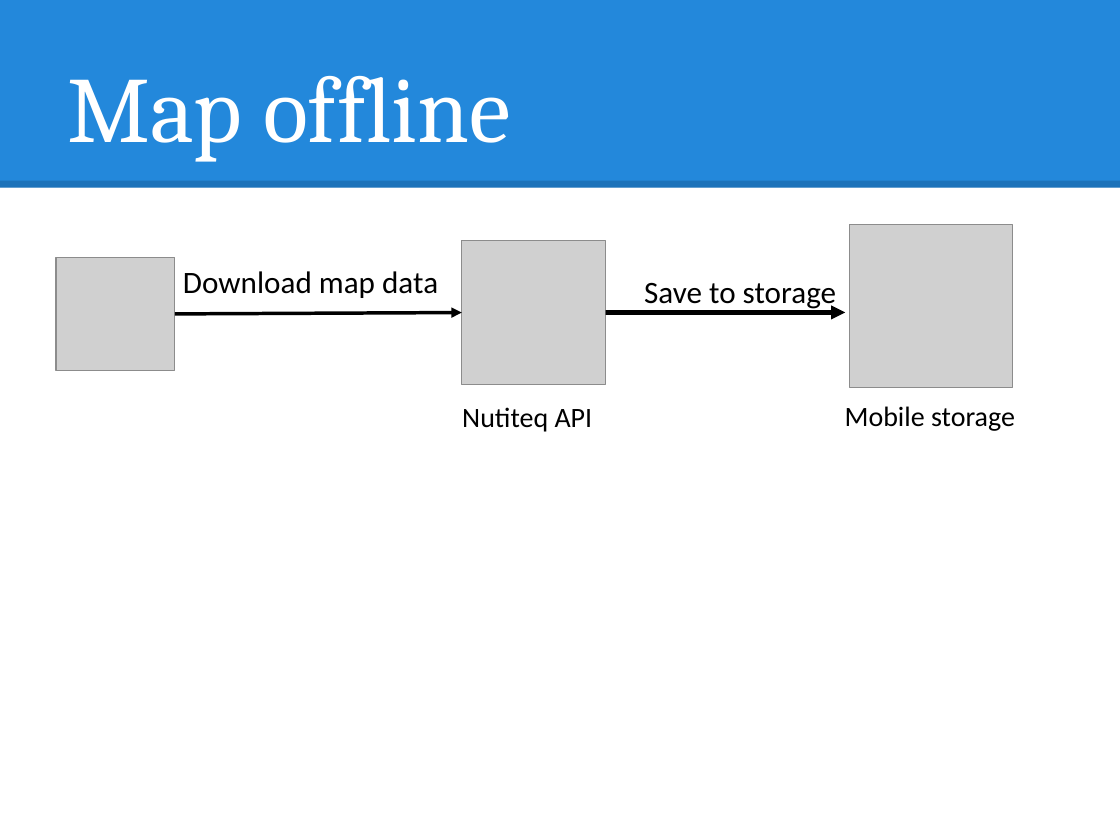
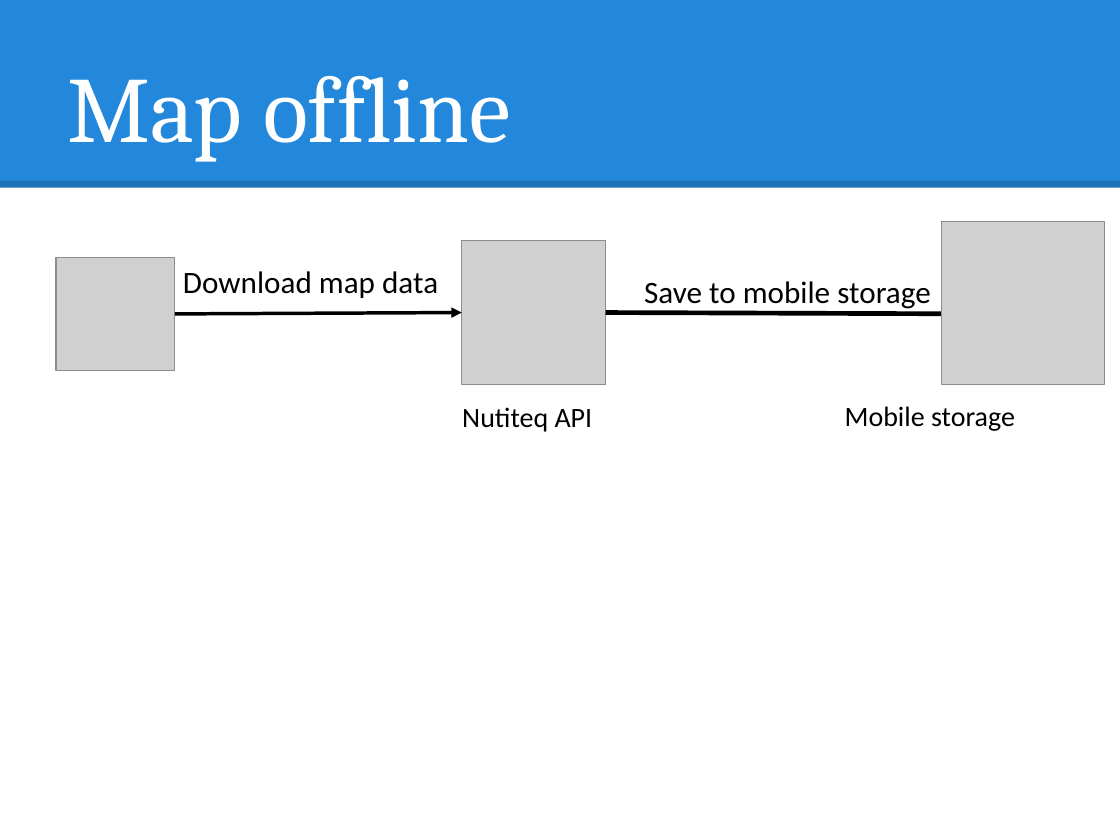
Before and after one commit to hqt/street-router, a slide deck: slide 4 of Document/presentation/nam/6 notify right route.pptx. Drawn at 1120x840 pixels with LibreOffice and Linux fonts; fonts in the diff are those of the drawing; grey boxes stand for pictures. Boxes give left, top, right and bottom in pixels: in the first picture for what was removed or moved away, otherwise in the second. Text is boxed around its words. In the diff, an @@ line names an element or a change of style, - is before the commit and + after.

```diff
--- a/Document/presentation/nam/6 notify right route.pptx
+++ b/Document/presentation/nam/6 notify right route.pptx
@@ picture: place and size @@
-picture at (850,225,1012,388)
+picture at (942,222,1104,384)
@@ text at (644,281,930,311): text changed @@
-Save to storage
+Save to mobile storage
@@ arrow moved from (606, 312) - (846, 312) to (606, 312) - (987, 314) @@
```
Also in this commit, not shown: 4 other files.
